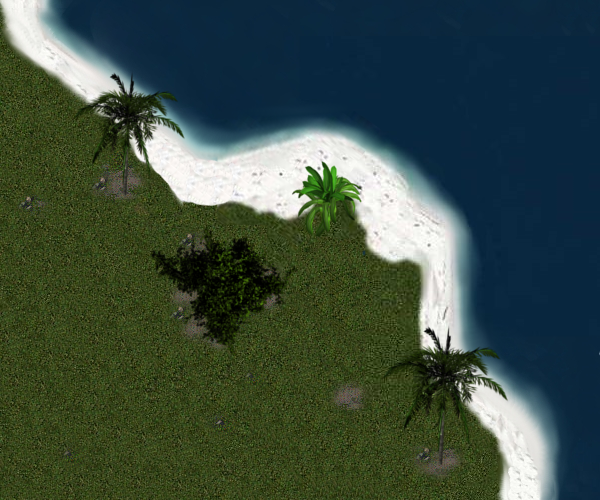
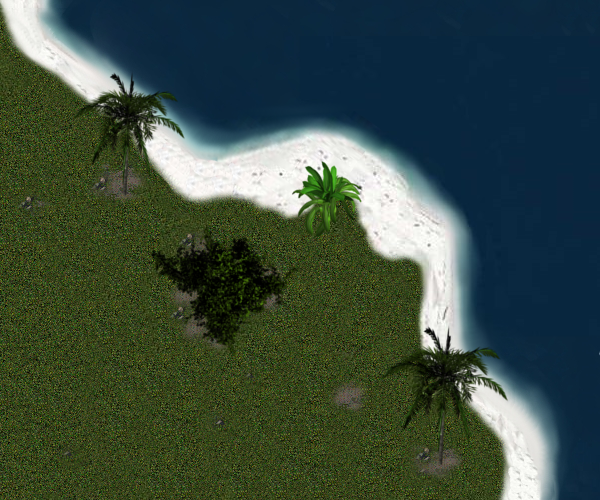
Layered file, before and after one edit (600px x 500px). Changes by layer:
painted on "Background" over [0, 10, 511, 500]
